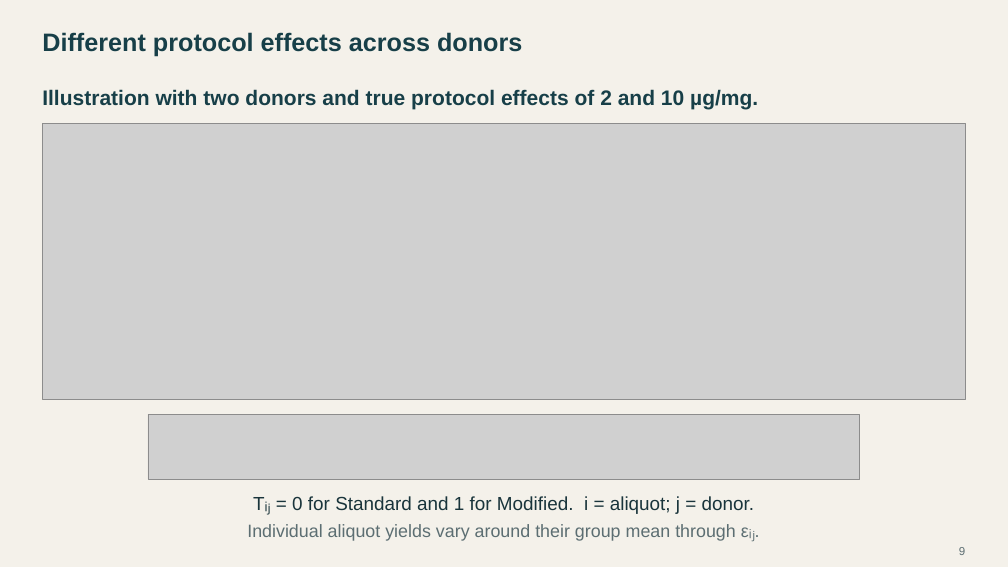
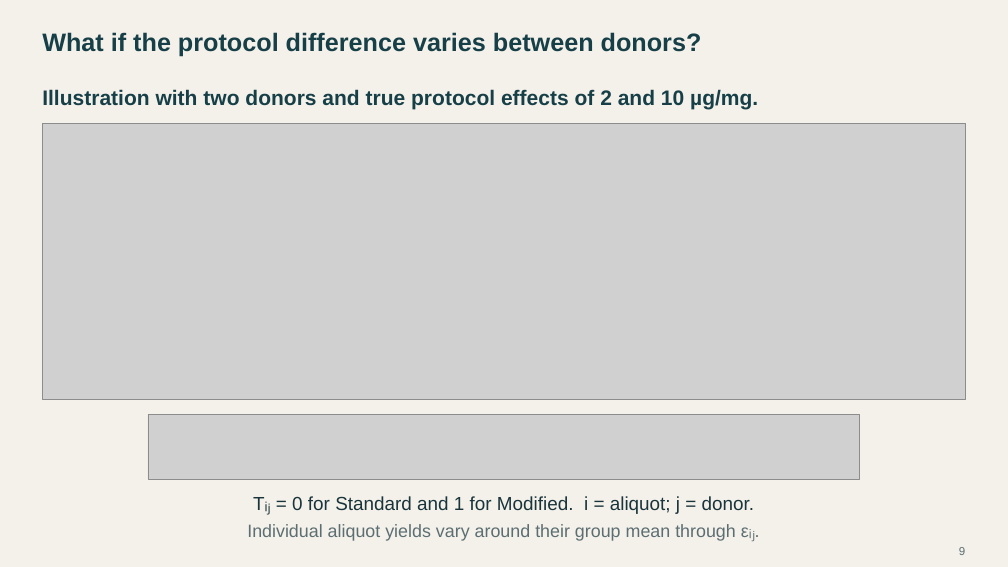
Before and after one commit to Postmus/BeyondMLR, a slide deck: slide 9 of lectures_2627/week2/Beyond_MLR_Week_2.pptx. Drawn at 1008x567 pixels with LibreOffice and Linux fonts; fonts in the diff are those of the drawing; grey boxes stand for pictures. Boxes give left, top, right and bottom in pixels: in the first picture for what was removed or moved away, otherwise in the second. Text is boxed around its words. In the diff, an @@ line names an element or a change of style, - is before the commit and + after.

```diff
--- a/lectures_2627/week2/Beyond_MLR_Week_2.pptx
+++ b/lectures_2627/week2/Beyond_MLR_Week_2.pptx
@@ text at (x1=42, y1=32, x2=702, y2=57): text changed @@
-Different protocol effects across donors
+What if the protocol difference varies between donors?
```
Also in this commit, not shown: 6 slides added, 6 slides removed, 24 other files.
